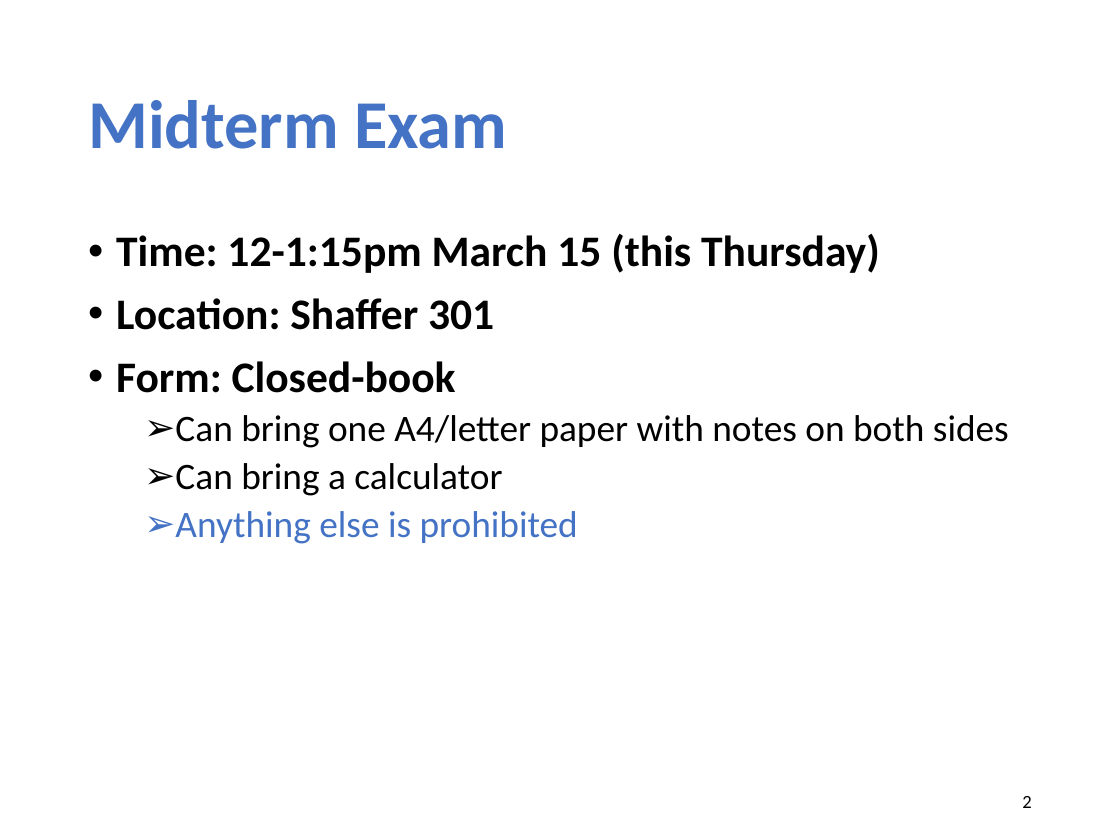
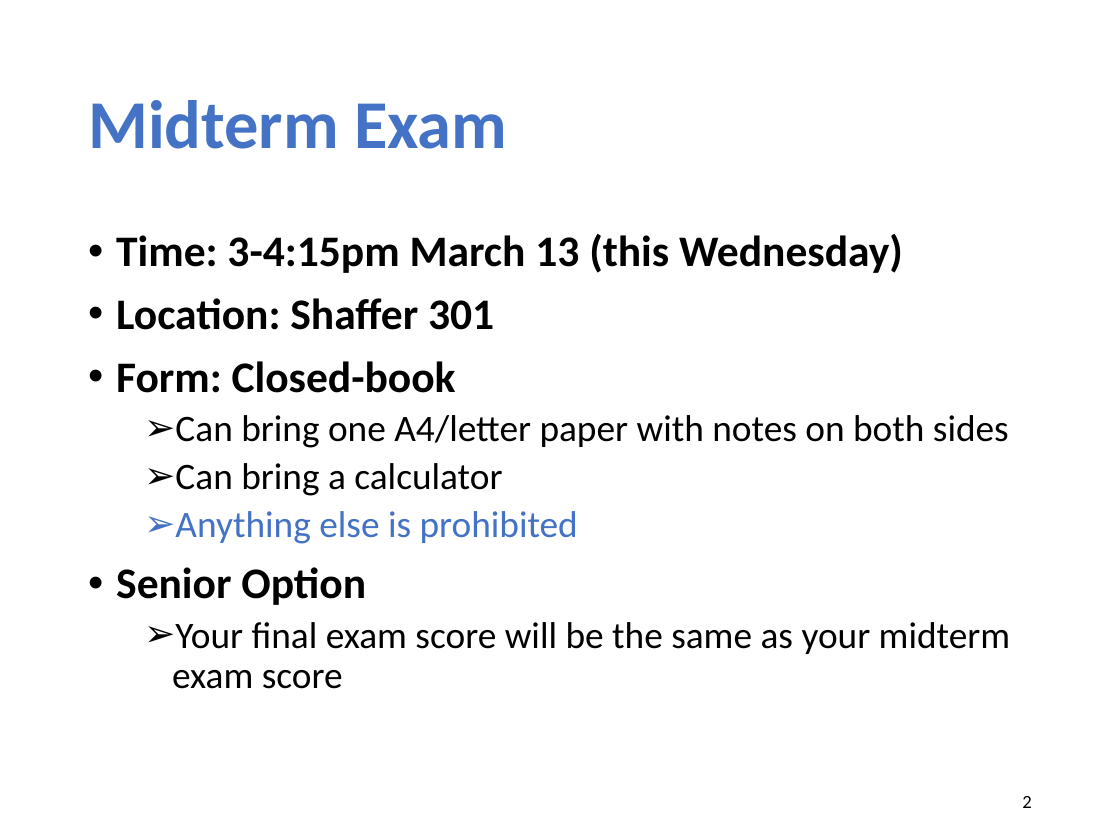
Before and after one commit to xinjin/course-net, a slide deck: slide 2 of slides/Midterm_review.pptx. Drawn at 1120x840 pixels with LibreOffice and Linux fonts; fonts in the diff are those of the drawing. Boxes give left, top, right and bottom in pixels: in the first picture for what was removed or moved away, otherwise in the second. Text is boxed around its words. In the diff, an @@ line names an element or a change of style, - is before the commit and + after.

Commit message:
update midterm review

```diff
--- a/slides/Midterm_review.pptx
+++ b/slides/Midterm_review.pptx
@@ text at bbox=[116, 234, 903, 273]: text changed @@
-• Time: 12-1:15pm March 15 (this Thursday)
+• Time: 3-4:15pm March 13 (this Wednesday)
@@ text at bbox=[116, 567, 1010, 689]: paragraphs added @@
+• Senior Option
+  ➢ Your final exam score will be the same as your midterm exam score
```
Also in this commit, not shown: 5 other slides changed, 9 slides removed.
